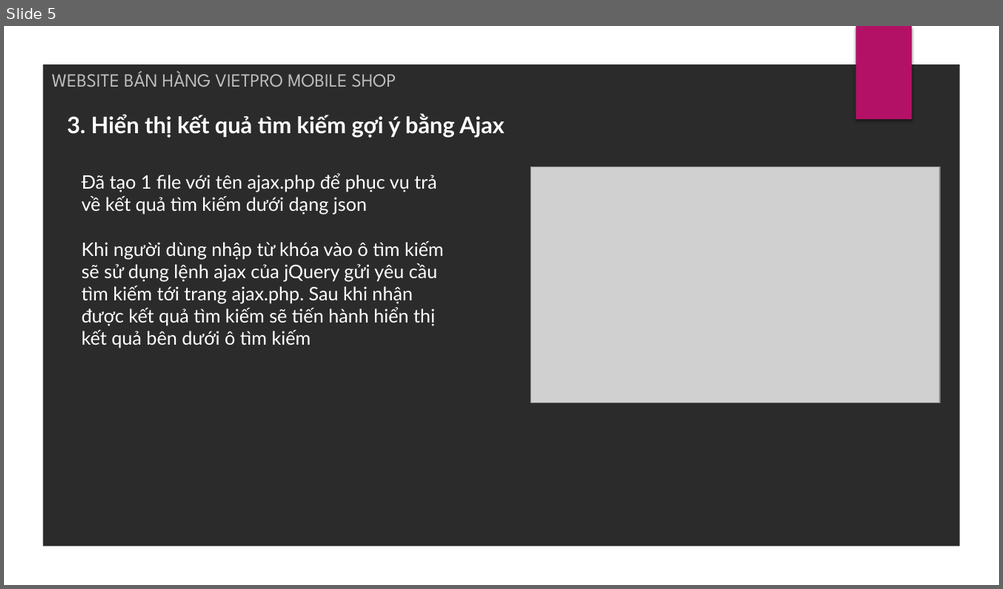
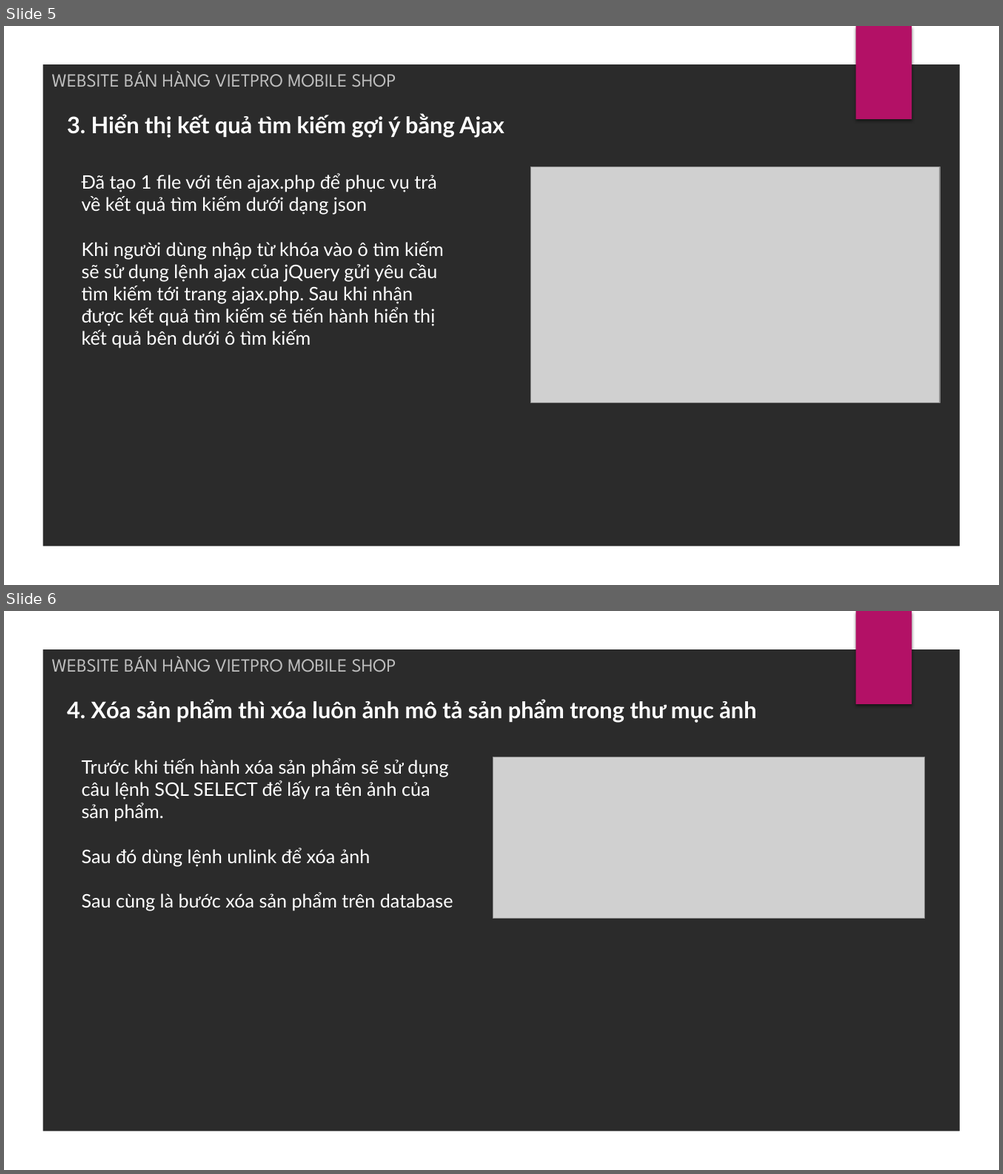
Before and after one commit to CuBeof/mobile_shop, a slide deck: Bảo vệ đồ án PHP Fullstack.pptx. Shown one above the other, each under a label of ours: slide 5 before the commit, slides 5 and 6 after it. The pictures are 1003x589 and 1003x1174 pixels, drawn with LibreOffice and Linux fonts; fonts in the diff are those of the drawing; grey boxes stand for pictures; background and template pictures are left out; a plain dark background stands for a picture behind light text. Boxes give left, top, right and bottom in pixels: in the first picture for what was removed or moved away, otherwise in the second. Text is boxed around its words. In the diff, an @@ line names an element or a change of style, - is before the commit and + after.

Commit message:
Thêm mục xóa sản phẩm thì xóa luôn ảnh

```diff
--- a/Bảo vệ đồ án PHP Fullstack.pptx
+++ b/Bảo vệ đồ án PHP Fullstack.pptx
@@ slide 6 added at box(4, 611, 999, 1170), background picture (left out); not listed: 2 template elements that a slide beside it also shows @@
@@ subtitle added at box(52, 656, 396, 672), 18 pt, text #BFBFBF @@
+WEBSITE BÁN HÀNG VIETPRO MOBILE SHOP
@@ text added at box(67, 699, 756, 723), 22 pt, text #FFFFFF, bold @@
+4. Xóa sản phẩm thì xóa luôn ảnh mô tả sản phẩm trong thư mục ảnh
@@ text added at box(82, 758, 453, 911), 18 pt, text #FFFFFF @@
+Trước khi tiến hành xóa sản phẩm sẽ sử dụng câu lệnh SQL SELECT để lấy ra tên ảnh của sản phẩm.
+Sau đó dùng lệnh unlink để xóa ảnh
+Sau cùng là bước xóa sản phẩm trên database
@@ picture added at box(493, 758, 925, 919) @@
```
Also in this commit, not shown: 1 slide changed, 2 other files.
